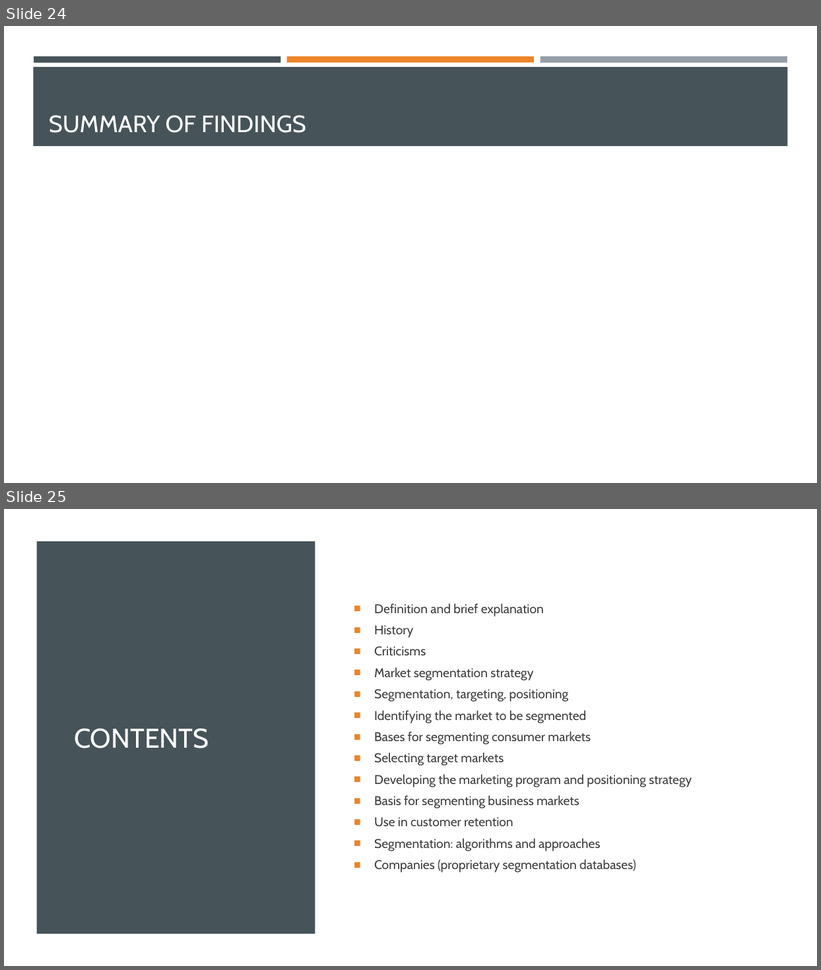
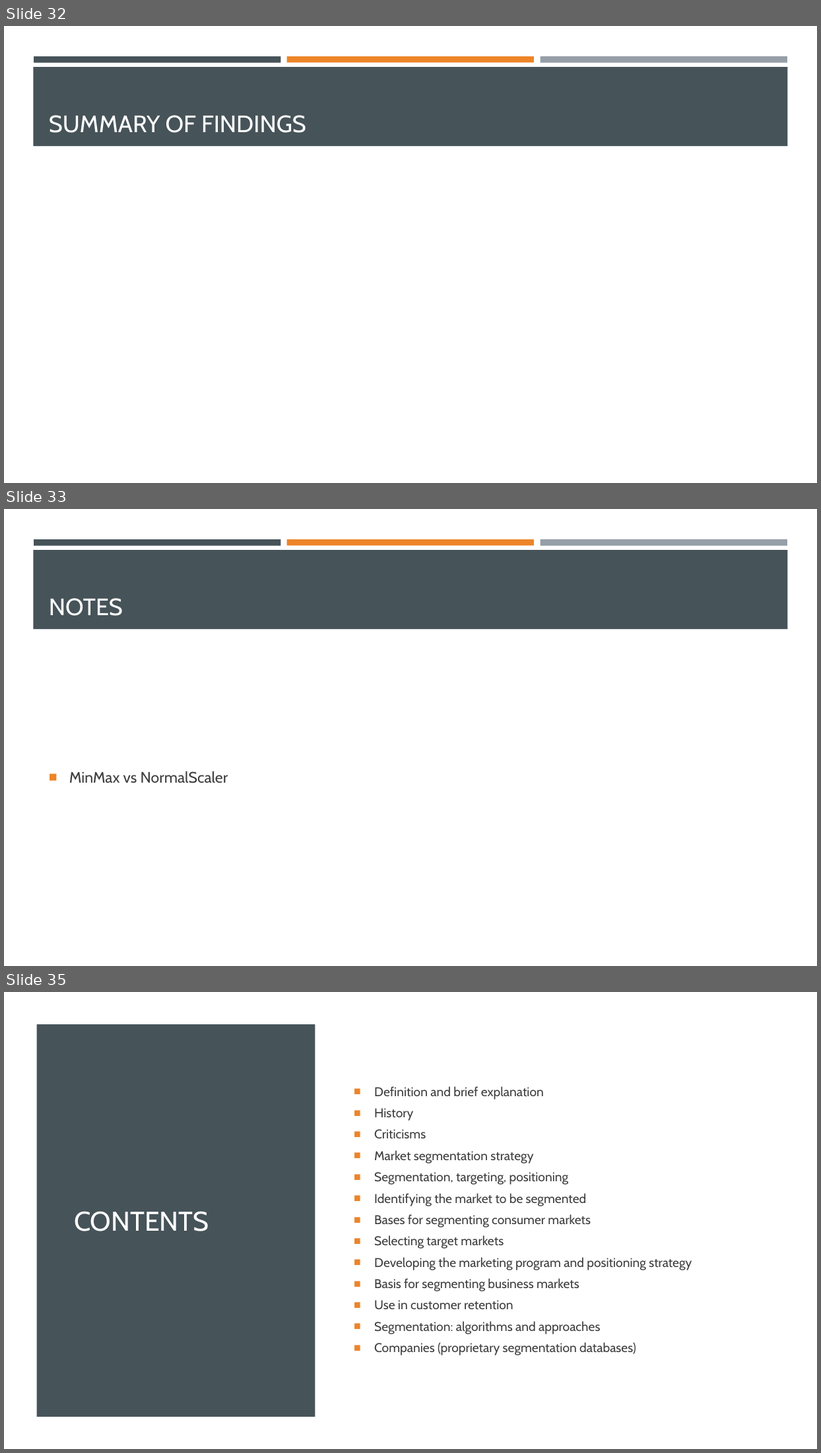
Before and after one commit to dapopov-st/store-customer-segmentation, a slide deck: Customer-Segmentation-Presentation.pptx. Shown one above the other, each under a label of ours: slides 24 and 25 before the commit, slides 32, 33 and 35 after it; the slides between them are not shown. The pictures are 821x970 and 821x1453 pixels, drawn with LibreOffice and Linux fonts; fonts in the diff are those of the drawing. Boxes give left, top, right and bottom in pixels: in the first picture for what was removed or moved away, otherwise in the second. Text is boxed around its words. In the diff, an @@ line names an element or a change of style, - is before the commit and + after.

```diff
--- a/Customer-Segmentation-Presentation.pptx
+++ b/Customer-Segmentation-Presentation.pptx
@@ slide 33 added at (4,509,817,966), background #FFFFFF; not listed: 4 template elements that a slide beside it also shows @@
@@ title added at (49,598,123,616), 28 pt, text #FFFFFF @@
+NOTES
@@ text added at (69,771,228,784), 18 pt, text #3D3D3D @@
+■ MinMax vs NormalScaler
@@ what was slide 24 is now slide 32 @@
@@ what was slide 25 is now slide 35 @@
```
Also in this commit, not shown: 19 other slides added, 10 slides removed, 2 other files.
